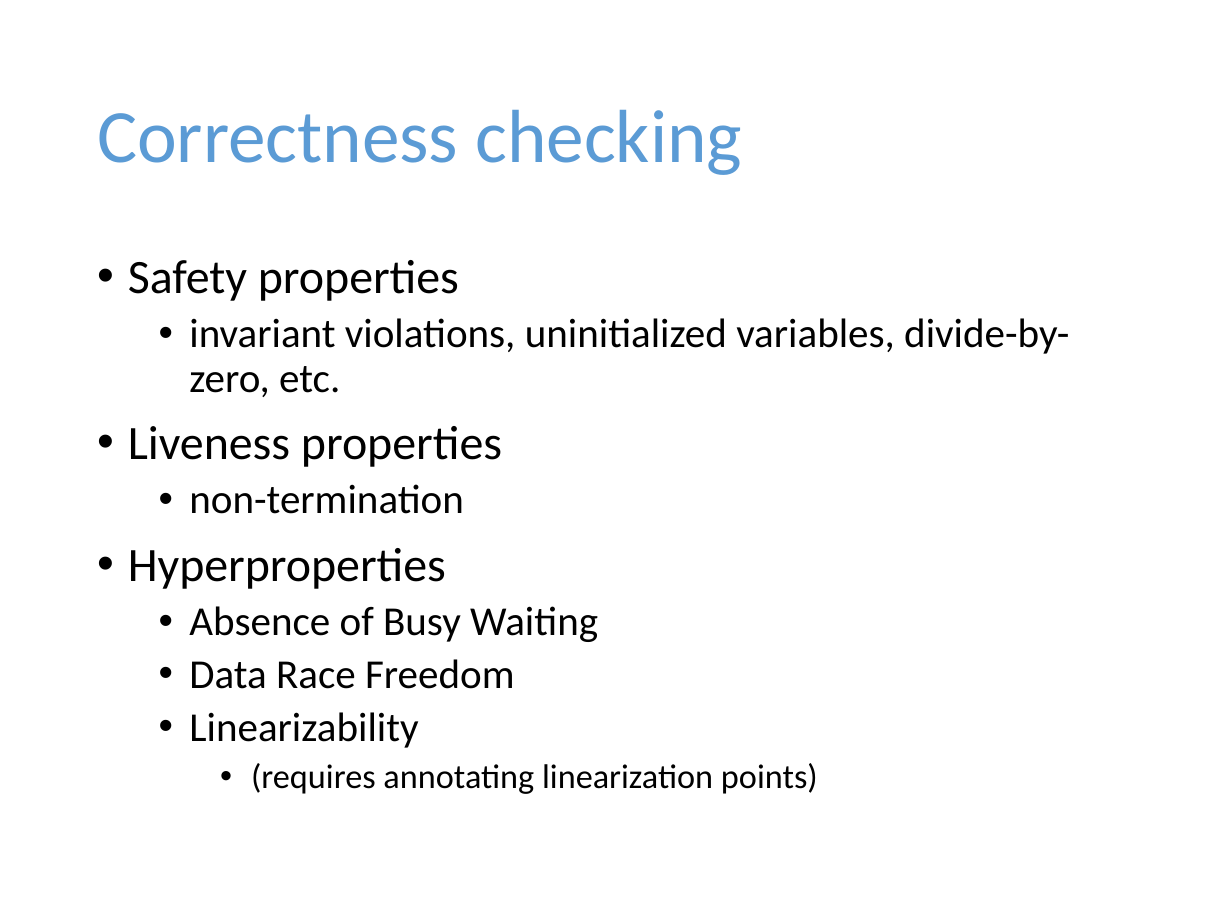
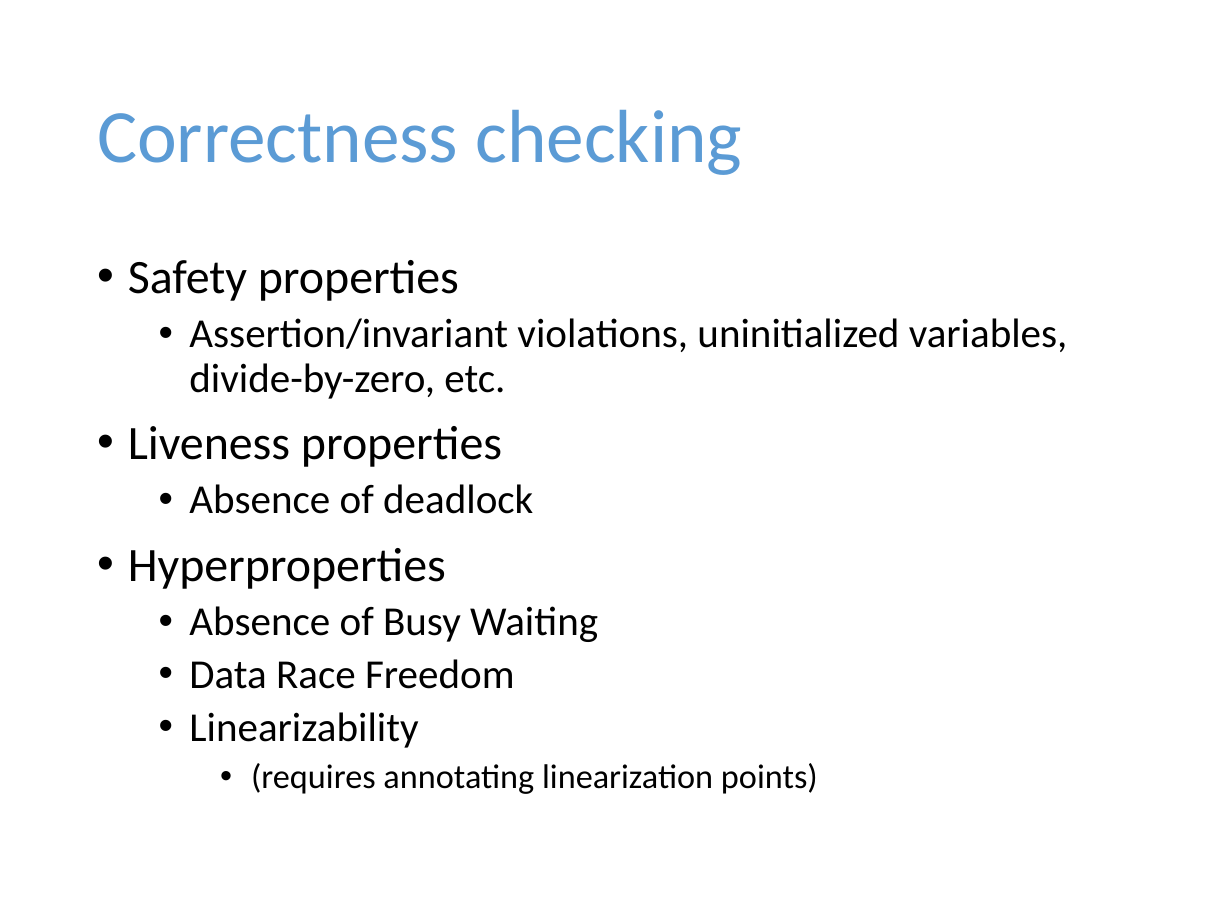
Before and after one commit to harmonylang/harmony, a slide deck: slide 7 of Harmony.pptx. Drawn at 1232x924 pixels with LibreOffice and Linux fonts; fonts in the diff are those of the drawing. Boxes give left, top, right and bottom in pixels: in the first picture for what was removed or moved away, otherwise in the second. Text is boxed around its words. In the diff, an @@ line names an element or a change of style, - is before the commit and + after.

```diff
--- a/Harmony.pptx
+++ b/Harmony.pptx
@@ text at (189,318,1068,399): text changed @@
-  • invariant violations, uninitialized variables, divide-by-zero, etc.
+  • Assertion/invariant violations, uninitialized variables, divide-by-zero, etc.
@@ text at (189,484,533,514): text changed @@
-  • non-termination
+  • Absence of deadlock
```
Also in this commit, not shown: 7 other slides changed, 3 other files.
